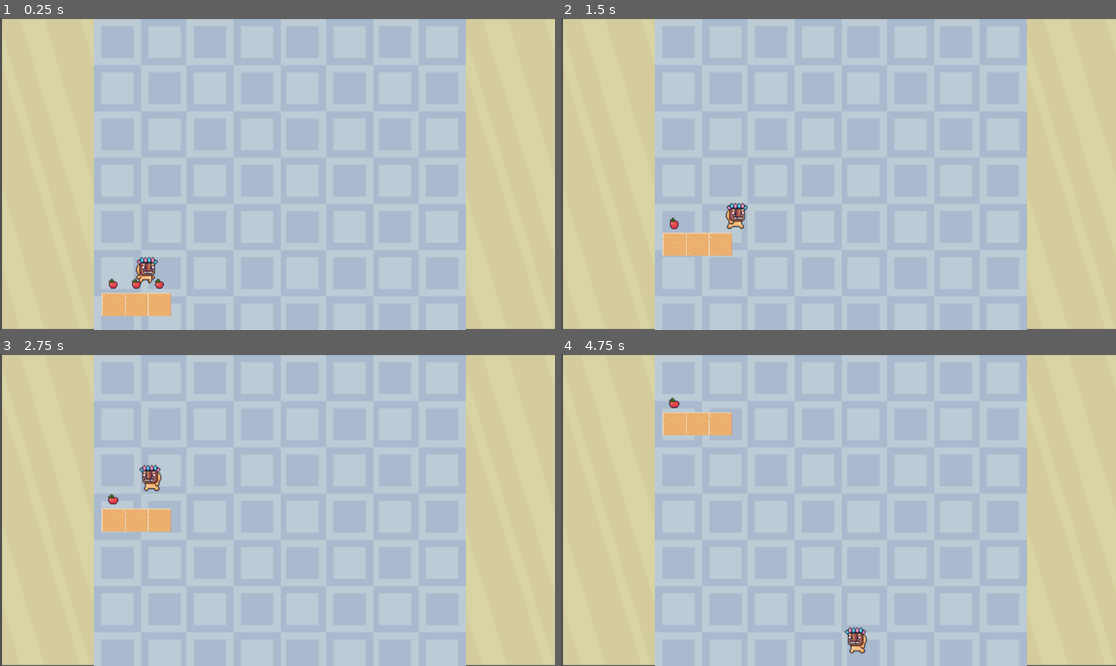
Above: before the commit, frames 1-4 (two rows, left to right).
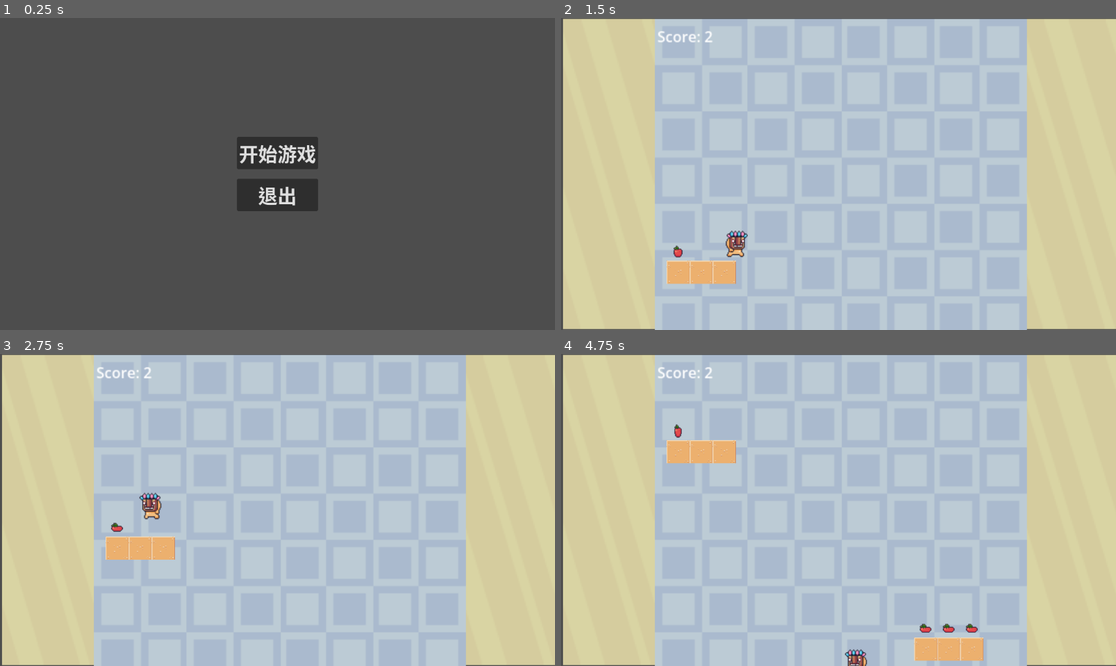
Above: after the commit, the same moments.

Repository: Isha-1202/Jump-To-Live
Game: Godot game, scene res://Scenes/start_menu.tscn
Two runs of this game, one before a commit and one after it. Both use one fixed random seed, a clock stepped at 60 frames per second and the inputs below. Before the commit the project starts from res://Scenes/Game.tscn.
Inputs (mouse positions are in pixels of both pictures, inside the frame that each line leads up to):
- Up to frame 1 (0.25 s): no input
- Up to frame 2 (1.5 s): click (838, 152) at 0.5 s, where only the run after the commit has a clickable "开始游戏"; tap Enter at 1.25 s; move the mouse to (960, 158) at 1.27 s; hold D (right) from 1.28 s (still down); click (960, 158) at 1.42 s
- Up to frame 3 (2.75 s): tap Space (jump) at 1.52, 2.27 s; move the mouse to (166, 525) at 2.02 s; release D (right) at 2.03 s; hold A (left) from 2.03 s (still down)
- Up to frame 4 (4.75 s): move the mouse to (894, 441) at 2.77 s; release A (left) at 2.78 s; hold D (right) 2.78-4.28 s; move the mouse to (810, 572) at 3.52 s; click (810, 572) at 3.67 s; tap Space (jump) at 3.77, 4.52 s; move the mouse to (1005, 556) at 4.27 s; hold A (left) from 4.28 s (still down)

The runs differ from the first frame. In frame 1, 99% of the frame differs, in the area x 0-100%, y 0-100%; in frame 2, 2.5%; in frame 3, 2.5%; in frame 4, 3.5%.

Commit message:
增加了平台按一定时间间隔释放功能，UI计分界面，开始菜单界面

Diff:
--- a/Scenes/Game.tscn
+++ b/Scenes/Game.tscn
@@ -12,8 +12,10 @@
 [sub_resource type="RectangleShape2D" id="RectangleShape2D_7lihs"]
 size = Vector2(65.47312, 64.397514)
 
-[node name="主场景" type="Node2D" unique_id=997353622 groups=["fruits"]]
+[node name="主场景" type="Node2D" unique_id=997353622 node_paths=PackedStringArray("score_label") groups=["fruits"]]
 script = ExtResource("1_b2bpf")
+block_scene = ExtResource("4_kldst")
+score_label = NodePath("CanvasLayer/Score")
 
 [node name="Camera2D" type="Camera2D" parent="." unique_id=1283493621]
 position = Vector2(573, 322)
@@ -129,4 +131,21 @@
 position = Vector2(144, 296)
 
 [node name="Blocks" parent="." unique_id=1057384372 instance=ExtResource("4_kldst")]
-position = Vector2(200, 464)
+position = Vector2(208, 464)
+
+[node name="Spawn_Blocks" type="Timer" parent="." unique_id=1114862553]
+wait_time = 2.0
+autostart = true
+
+[node name="CanvasLayer" type="CanvasLayer" parent="." unique_id=33347430]
+
+[node name="Score" type="Label" parent="CanvasLayer" unique_id=530247736]
+custom_minimum_size = Vector2(0.575, 0)
+offset_left = 200.0
+offset_top = 16.0
+offset_right = 400.0
+offset_bottom = 64.0
+scale = Vector2(1.905, 1.905)
+text = "Score:"
+
+[connection signal="timeout" from="Spawn_Blocks" to="." method="_spawn_blocks_timeout"]
--- /dev/null
+++ b/Scenes/start_menu.tscn
@@ -0,0 +1,29 @@
+[gd_scene format=3 uid="uid://dfuypmvoxyiow"]
+
+[ext_resource type="Script" uid="uid://ddlh2e7wubvqe" path="res://start_menu.gd" id="1_juhg0"]
+
+[node name="CenterContainer" type="CenterContainer" unique_id=1385011666]
+anchors_preset = 15
+anchor_right = 1.0
+anchor_bottom = 1.0
+grow_horizontal = 2
+grow_vertical = 2
+script = ExtResource("1_juhg0")
+
+[node name="VBoxContainer" type="VBoxContainer" parent="." unique_id=402780951]
+layout_mode = 2
+theme_override_constants/separation = 20
+alignment = 1
+
+[node name="StartGame" type="Button" parent="VBoxContainer" unique_id=1045776598]
+layout_mode = 2
+theme_override_font_sizes/font_size = 40
+text = "开始游戏"
+
+[node name="Quit" type="Button" parent="VBoxContainer" unique_id=385502778]
+layout_mode = 2
+theme_override_font_sizes/font_size = 40
+text = "退出"
+
+[connection signal="pressed" from="VBoxContainer/StartGame" to="." method="_on_start_game_pressed"]
+[connection signal="pressed" from="VBoxContainer/Quit" to="." method="_on_quit_pressed"]
--- a/Script/GameManager.gd
+++ b/Script/GameManager.gd
@@ -1,6 +1,8 @@
 extends Node2D
 
 @export var score : int = 0
+@export var block_scene : PackedScene
+@export var score_label : Label
 
 # Called when the node enters the scene tree for the first time.
 func _ready() -> void:
@@ -9,4 +11,13 @@
 
 # Called every frame. 'delta' is the elapsed time since the previous frame.
 func _process(delta: float) -> void:
-	pass
+	score_label.text = ("Score: ") + str(score)
+
+
+
+
+
+func _spawn_blocks_timeout() -> void:
+	var block_node = block_scene.instantiate()
+	block_node.position = Vector2(randf_range(200,800),672)
+	get_tree().current_scene.add_child(block_node)
--- a/project.godot
+++ b/project.godot
@@ -11,7 +11,7 @@
 [application]
 
 config/name="Jump To Live"
-run/main_scene="uid://ohep1a08lsbo"
+run/main_scene="uid://dfuypmvoxyiow"
 config/features=PackedStringArray("4.6", "Forward Plus")
 config/icon="res://icon.svg"
 
--- /dev/null
+++ b/start_menu.gd
@@ -0,0 +1,12 @@
+extends CenterContainer
+
+
+
+
+
+func _on_start_game_pressed() -> void:
+	get_tree().change_scene_to_file("res://Scenes/Game.tscn")
+
+
+func _on_quit_pressed() -> void:
+	get_tree().quit()
Not shown, added: start_menu.gd.uid
